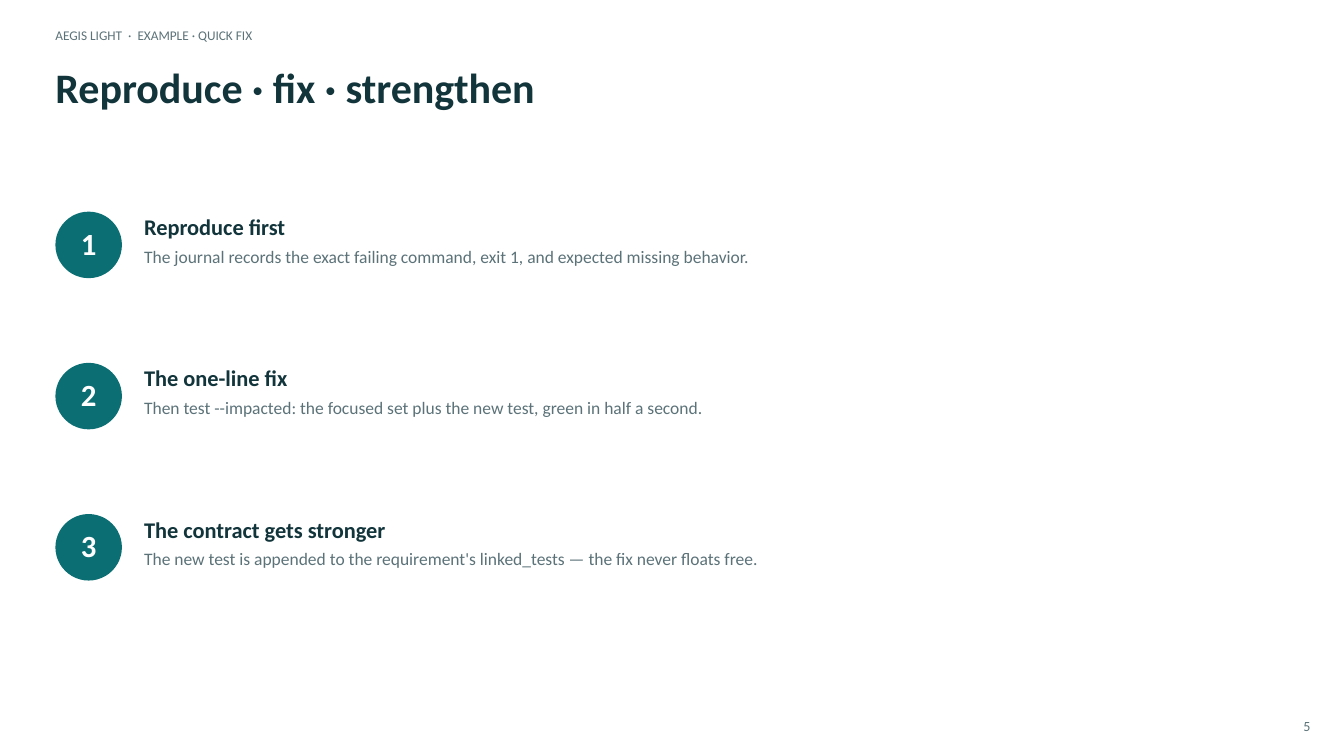
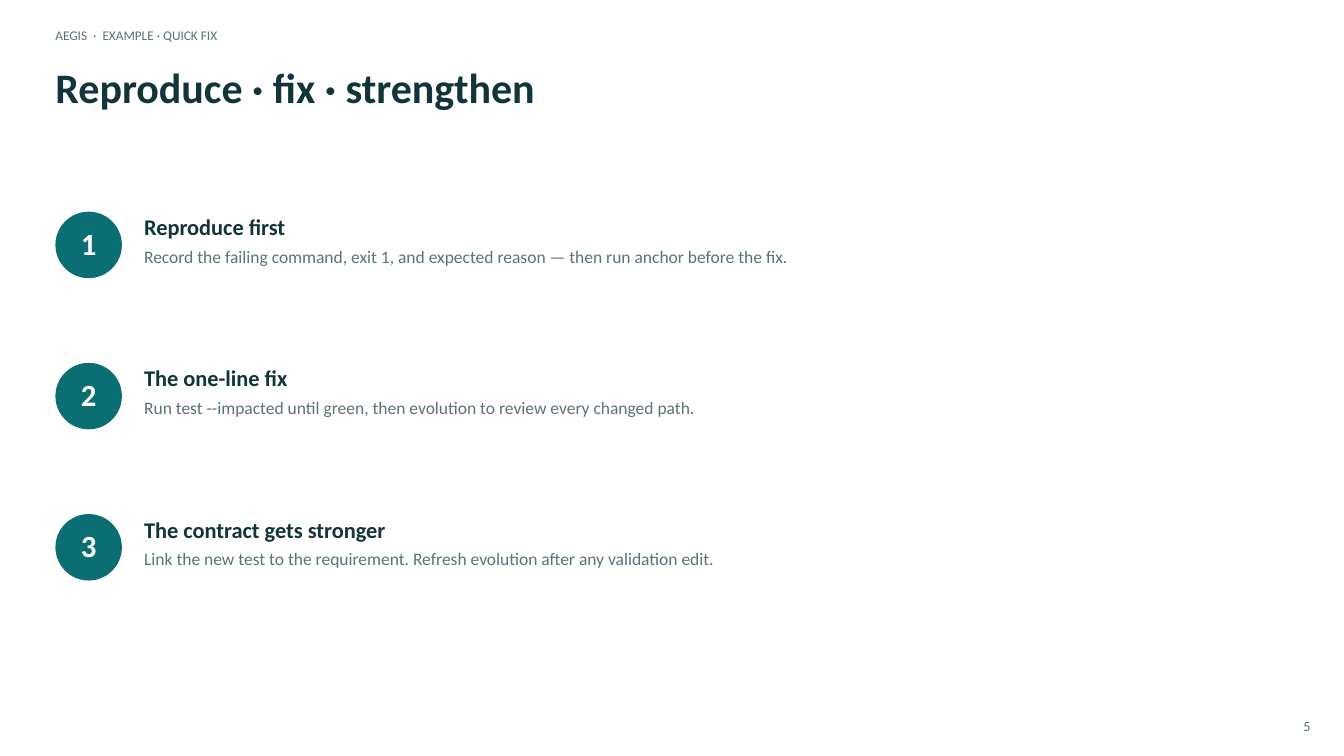
Before and after one commit to DDP-Engineering/Agentic_Engineering_Governance_Integrity_System, a slide deck: slide 5 of 06_SoftwareDocu/04_Example_Quick_Fix.pptx. Drawn at 1344x756 pixels with LibreOffice and Linux fonts; fonts in the diff are those of the drawing. Boxes give left, top, right and bottom in pixels: in the first picture for what was removed or moved away, otherwise in the second. Text is boxed around its words. In the diff, an @@ line names an element or a change of style, - is before the commit and + after.

Commit message:
AEGIS 0.5.0

```diff
--- a/06_SoftwareDocu/04_Example_Quick_Fix.pptx
+++ b/06_SoftwareDocu/04_Example_Quick_Fix.pptx
@@ text at [55,31,217,42]: text changed @@
-AEGIS LIGHT · EXAMPLE · QUICK FIX
+AEGIS · EXAMPLE · QUICK FIX
@@ text at [144,251,787,266]: text changed @@
-The journal records the exact failing command, exit 1, and expected missing behavior.
+Record the failing command, exit 1, and expected reason — then run anchor before the fix.
@@ text at [144,402,695,417]: text changed @@
-Then test --impacted: the focused set plus the new test, green in half a second.
+Run test --impacted until green, then evolution to review every changed path.
@@ text at [144,553,714,568]: text changed @@
-The new test is appended to the requirement's linked_tests — the fix never floats free.
+Link the new test to the requirement. Refresh evolution after any validation edit.
```
Also in this commit, not shown: 6 other slides changed, 48 other files.
